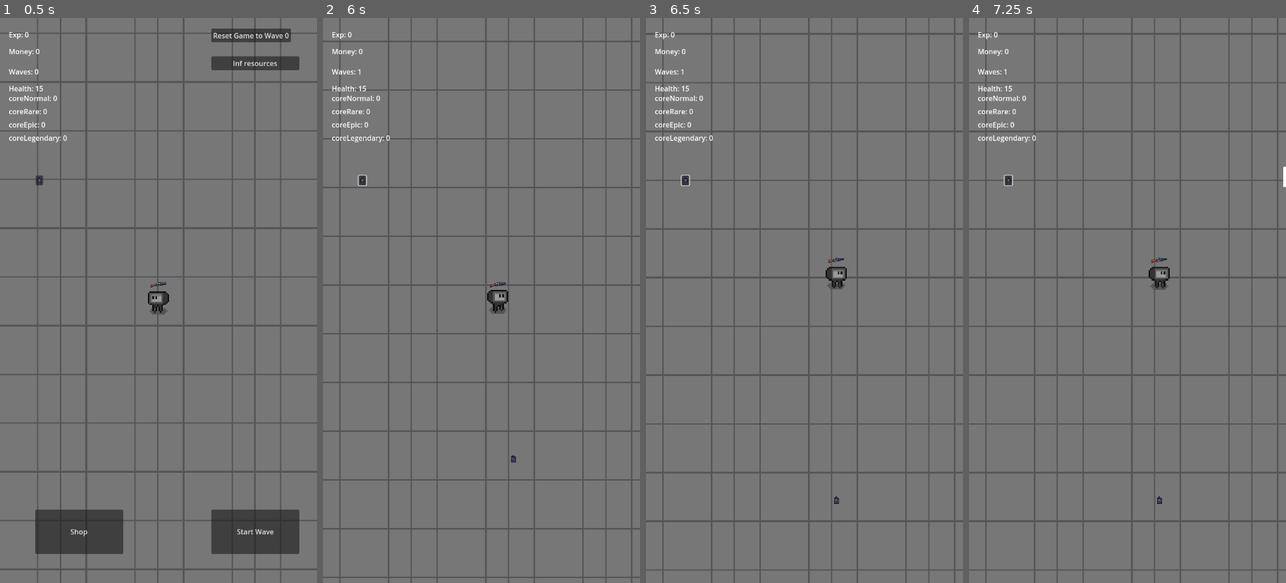
Above: before the commit, frames 1-4 (left to right).
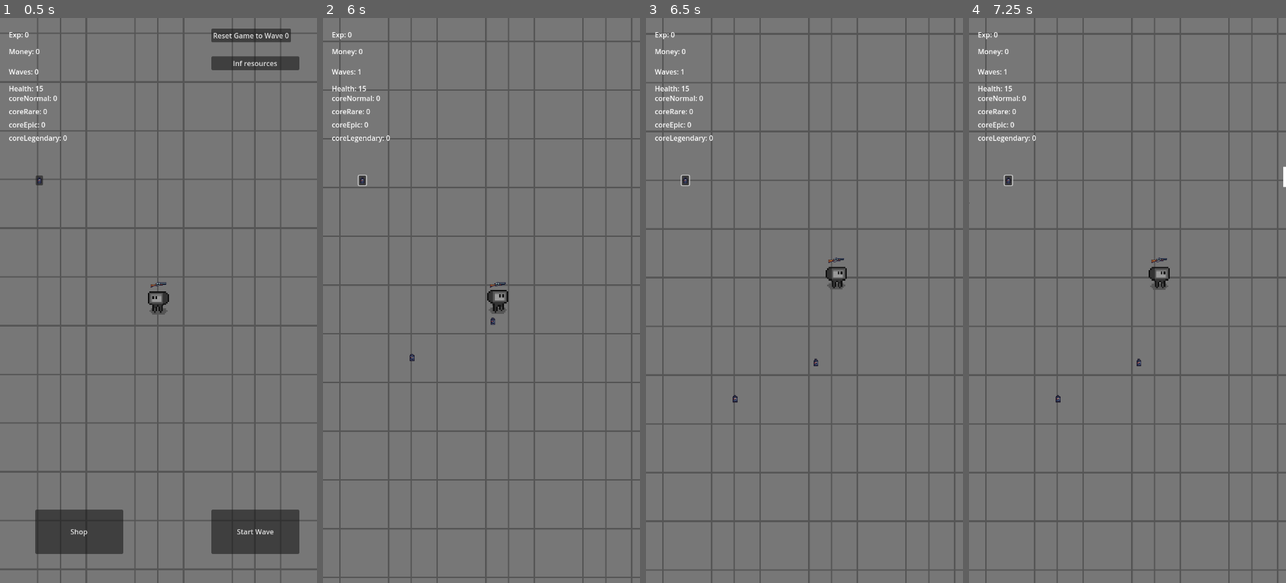
Above: after the commit, the same moments.

Repository: Davideee03/MobileComputing
Game: Godot game, scene res://Scenes/Towns/Town.tscn
Two runs of this game, one before a commit and one after it. Both use one fixed random seed, a clock stepped at 60 frames per second and the inputs below. Sound files missing from this copy of the repository are replaced by a short silence.
Inputs (mouse positions are in pixels of both pictures, inside the frame that each line leads up to):
- Up to frame 1 (0.5 s): no input
- Up to frame 2 (6 s): click (361, 181) at 0.5 s; click "Start Wave" at 1.25 s; click (361, 181) at 2 s; click (361, 181) at 2.75 s; move the mouse to (551, 272) at 3.52 s; tap A (a) at 3.6, 5.1 s; click (551, 272) at 3.67 s; tap Enter at 4.25 s; drag from (418, 328) to (481, 300) at 4.27 s; move the mouse to (513, 176) at 5.02 s; click (513, 176) at 5.17 s; tap Space at 5.75 s; drag from (465, 413) to (494, 300) at 5.77 s
- Up to frame 3 (6.5 s): no input
- Up to frame 4 (7.25 s): move the mouse to (1222, 385) at 6.52 s; tap A (a) at 6.6 s; click (1222, 385) at 6.67 s

Frame 1 is identical in both runs. In frame 2, less than 0.1% of the frame differs, in the area x 27-61%, y 53-79%; in frame 3, less than 0.1%; in frame 4, less than 0.1%.

Commit message:
Work in Progress on Mine

Diff:
--- a/Scripts/Explosives/Mine.gd
+++ b/Scripts/Explosives/Mine.gd
@@ -14,11 +14,15 @@
 
 # Check if enemies have entered the area
 func _on_detector_area_entered(area):
+	await get_tree().create_timer(time).timeout
 	area.take_damage(damage)
 	print("Danno")
 	queue_free()
 
 func _on_button_down() -> void:
+	var player = get_node("Player")
+	print("Ok")
+	print(player.global_position)
 	var explosive = mine.instantiate()
 	add_child(explosive)
-	explosive.global_position = position
+	explosive.global_position = player.global_position
--- a/Scripts/UI/ExplosivesButton.gd
+++ b/Scripts/UI/ExplosivesButton.gd
@@ -7,13 +7,13 @@
 func _ready() -> void:
 	pass
 
-
 # Called every frame. 'delta' is the elapsed time since the previous frame.
 func _process(delta: float) -> void:
 	pass
 
-
 func _on_mine_button_down() -> void:
+	var player = get_parent().get_parent()
+	await get_tree().create_timer(2).timeout
 	var explosive = mine.instantiate()
 	get_tree().root.add_child(explosive)
-	explosive.global_position = Vector2(200,200)
+	explosive.global_position = player.global_position
